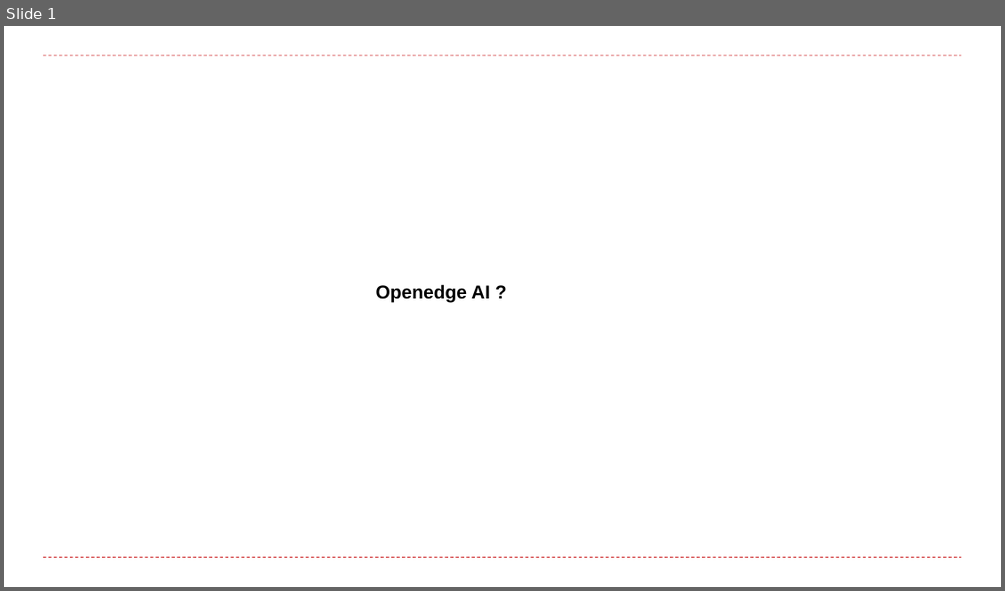
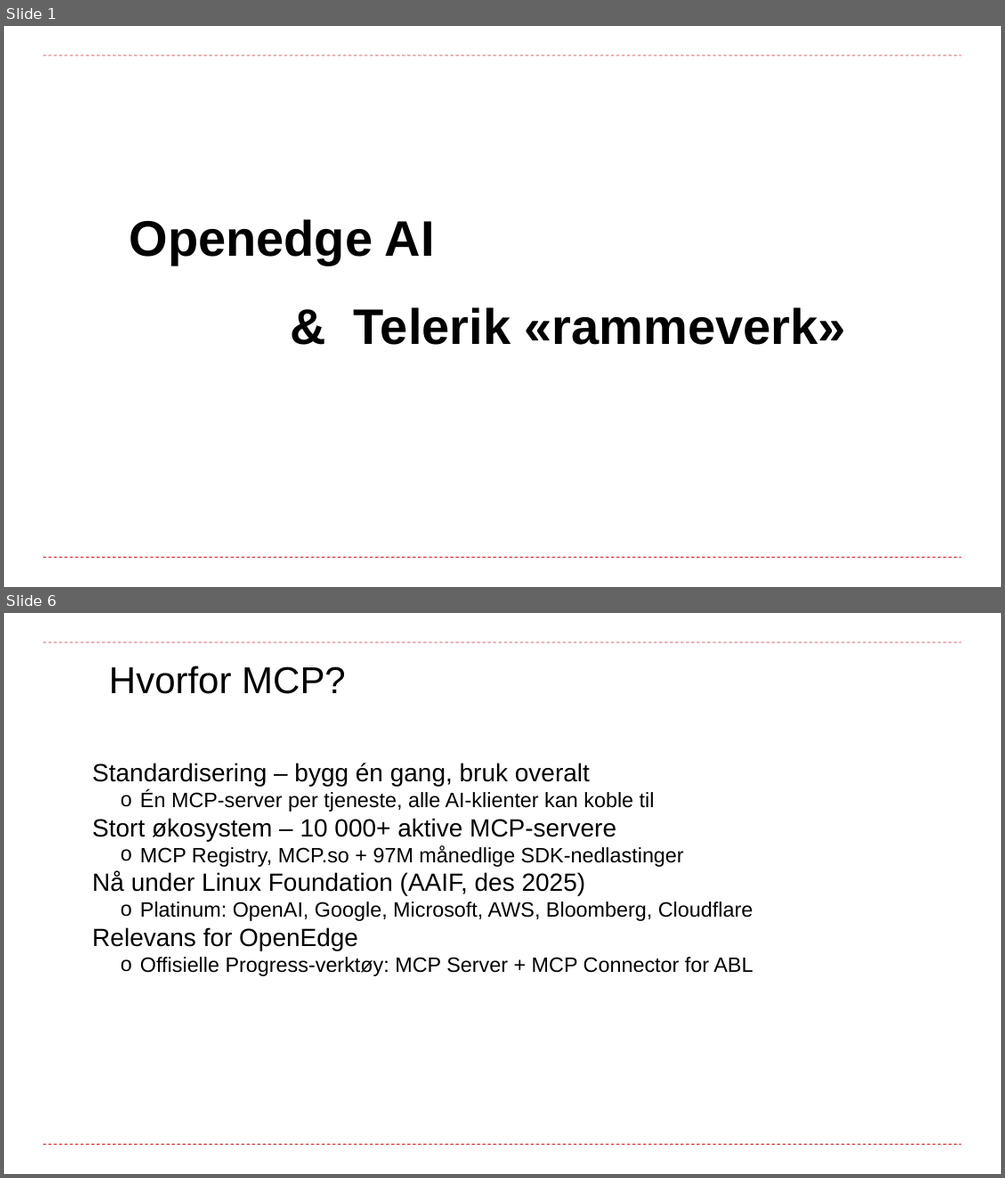
Before and after one commit to curtoldenborg/mcp, a slide deck: resources/documents/Brukerforeningen_2026.pptx. Shown one above the other, each under a label of ours: slide 1 before the commit, slides 1 and 6 after it; the slides between them are not shown. The pictures are 1005x591 and 1005x1178 pixels, drawn with LibreOffice and Linux fonts; fonts in the diff are those of the drawing; background and template pictures are left out. Boxes give left, top, right and bottom in pixels: in the first picture for what was removed or moved away, otherwise in the second. Text is boxed around its words. In the diff, an @@ line names an element or a change of style, - is before the commit and + after.

```diff
--- a/resources/documents/Brukerforeningen_2026.pptx
+++ b/resources/documents/Brukerforeningen_2026.pptx
@@ slide 6 added at (4,613,1001,1174), background #FFFFFF; not listed: 2 template elements that a slide beside it also shows @@
@@ text added at (109,666,346,694), 36 pt, text #000000 @@
+Hvorfor MCP?
@@ text added at (92,763,752,976), 20 pt, text #000000 @@
+Standardisering – bygg én gang, bruk overalt
+  o Én MCP-server per tjeneste, alle AI-klienter kan koble til
+Stort økosystem – 10 000+ aktive MCP-servere
+  o MCP Registry, MCP.so + 97M månedlige SDK-nedlastinger
+Nå under Linux Foundation (AAIF, des 2025)
+  o Platinum: OpenAI, Google, Microsoft, AWS, Bloomberg, Cloudflare
+Relevans for OpenEdge
+  o Offisielle Progress-verktøy: MCP Server + MCP Connector for ABL
@@ slide 1 changed as well @@
@@ text at (129,219,435,265): text changed; size 18 to 48 pt @@
-Openedge AI ?
+Openedge AI
@@ text added at (354,307,846,345), 48 pt, text #000000, bold @@
+& Telerik «rammeverk»
```
Also in this commit, not shown: 20 other slides added, 25 slides removed, 2 other files.
